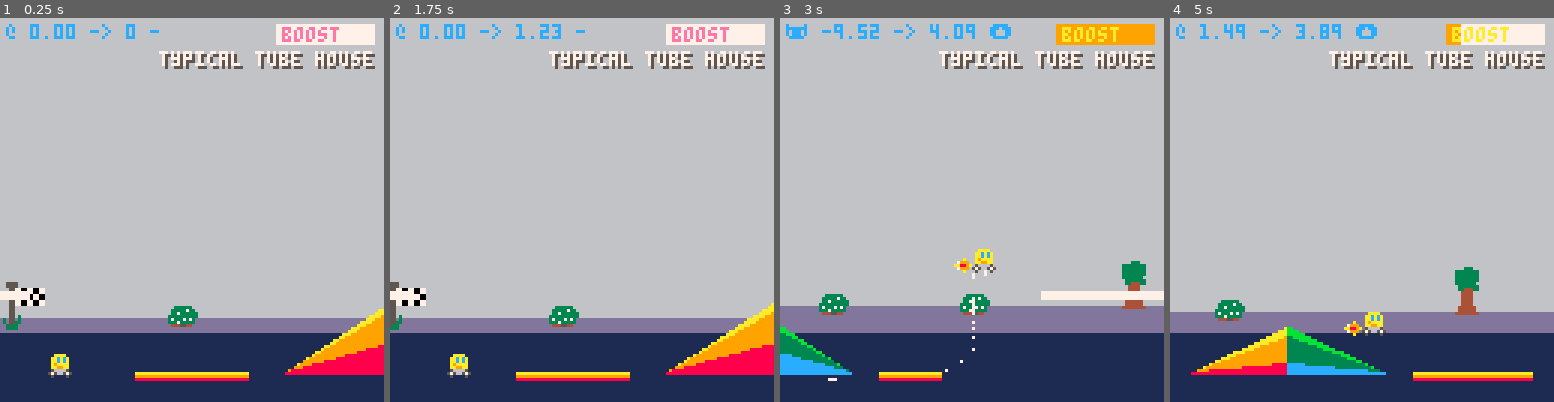
Above: before the commit, frames 1-4 (left to right).
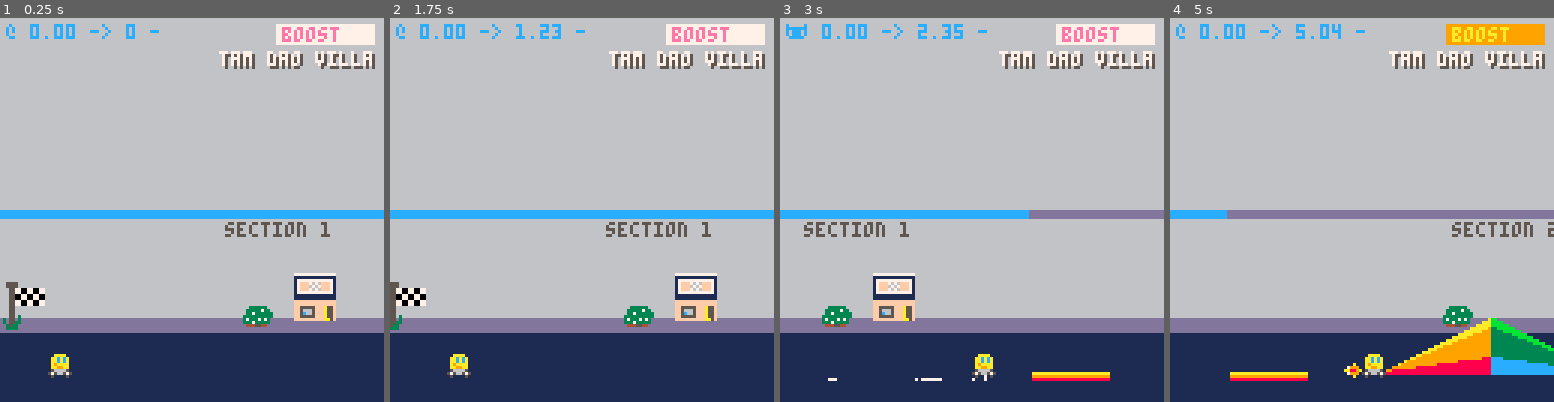
Above: after the commit, the same moments.

Repository: broquaint/pico8-carts
Game: PICO-8 cartridge racer.p8
The game is run twice, just before and just after one commit, with the same random seed, the same clock (stepped at 60 frames per second) and the same inputs.
Inputs:
- Up to frame 1 (0.25 s): no input
- Up to frame 2 (1.75 s): tap X (X key) at 0.33, 1.07 s; tap O (Z key) at 0.7, 1.7 s; hold Right from 1.6 s (still down)
- Up to frame 3 (3 s): tap X (X key) at 1.85, 2.97 s; release Right at 2.1 s; tap O (Z key) at 2.1, 2.5, 2.9 s; hold Up 2.15-2.42 s; hold Right from 2.47 s (still down)
- Up to frame 4 (5 s): release Right at 3.03 s; hold Left 3.08-3.58 s; tap O (Z key) every 0.4 s from 3.3 to 4.9 s; hold Down 3.63-3.97 s; hold Right 4.02-4.68 s; tap X (X key) at 4.08 s; hold Up from 4.73 s (still down)

The runs differ from the first frame. In frame 1, 9.3% of the frame differs, in the area x 0-100%, y 8-95%; in frame 2, 9.6%; in frame 3, 15%; in frame 4, 17%, in the area x 0-100%, y 1-95%.

Commit message:
Introduce concept of sections
Now the levels will be broken up into logical sections which will
is the basis for how the scenery + deliveries are laid out.

Diff:
--- a/racer.p8
+++ b/racer.p8
@@ -105,6 +105,8 @@
    boosters = {}
    platforms = {}
 
+   level.sections = make_sections()
+
    populate_scenery()
    populate_geometry()
 
@@ -131,69 +133,77 @@
 
 function make_booster(attr, at) return make_obj({ attr.x, g_racing_line }, attr) end
 
+function make_sections()
+   local sections = {}
+   local colours = {azure, violet, salmon, coral, orange, yellow, lime}
+
+   local sec_x = 0
+   local sec_size = level.length / 10
+   for sec = 1, flr(level.length / sec_size) do
+      local col = colours[sec == #colours and #colours or sec % #colours]
+      add(sections, make_obj({sec_x, 64}, {width=sec_size,colour=col,id=sec}))
+      sec_x += sec_size
+   end
+
+   return sections
+end
+
 function populate_scenery()
-   local x = 15
-   local last_point = level.length - screen_width
-
-   while x < last_point do
-      local new_x   = x + randx(50)
+   for s in all(level.sections) do
+      local new_x   = s.x + randx(90) + 30 -- Avoid bg sprites on the edges
       local new_obj = randx(2) == 1
          and make_bg_spr(spr_tree,  { new_x, 85 })
          or  make_bg_spr(spr_shrub, { new_x, 95 })
 
+      -- TODO Maybe have more than one bg sprite per section?
       add(scene, new_obj)
-
-      x += 60 -- Seems about right?
---      debug('added scenery ', scene[#scene])
    end
 end
 
 function populate_geometry()
-   local x = 30
-   local last_point = level.length - screen_width
-
-   while x < last_point do
-      local new_x = x + randx(30)
-
-      add(boosters, make_booster(
-             { x = new_x, boost = 1.1, width = randx(30) + 10 }
-      ))
-
-      local l = make_ramp(
-         { x = new_x + 50, angle = randx(25) + 10, hypot = randx(20) + 30 }
-      )
-      local r = make_ramp(
-         { x = l.x + l.width, angle = 180 - l.angle, hypot = l.hypot }
-      )
-
-      add(ramps, l)
-      add(ramps, r)
-
-      add(boosters, make_booster(
-             { x = r.x+r.width+10, boost = 1.1, width = randx(30) + 10 }
-      ))
-
-      add(platforms, make_obj({r.x + 100, g_racing_line - 25}, {width = 60}))
-
-      x += 300
-   end
-end
-
-
-function find_free_pos(known, pos_gen)
-   function is_pos_in_set(pos_set, pos)
-      for p in all(pos_set) do
-         if(pos == p.x) return true
-         end
+   for s in all(slice(level.sections, 1, #level.sections - 1)) do
+      -- Only create ramps every other section
+      if s.id % 2 == 0 then
+         local new_x = s.x + randx(30)
+
+         add(boosters, make_booster(
+                { x = new_x, boost = 1.1, width = randx(30) + 10 }
+         ))
+
+         local l = make_ramp(
+            { x = new_x + 50, angle = randx(25) + 10, hypot = randx(20) + 30 }
+         )
+         local r = make_ramp(
+            { x = l.x + l.width, angle = 180 - l.angle, hypot = l.hypot }
+         )
+
+         add(ramps, l)
+         add(ramps, r)
+
+         add(boosters, make_booster(
+                { x = r.x+r.width+10, boost = 1.1, width = randx(30) + 10 }
+         ))
+
+         add(platforms, make_obj({r.x + 100, g_racing_line - 25}, {width = 80}))
+      end
+   end
+end
+
+
+function find_free_pos(known, sec_gen)
+   function is_sec_in_set(sec_set, sec)
+      for s in all(sec_set) do
+         if(sec.id == s.section.id) return true
+      end
       return false
    end
 
-   local new_pos = pos_gen()
-   -- Enter loop if the new tile position is already present to generate a new position.
-   while(is_pos_in_set(known, new_pos)) do
-      new_pos = pos_gen()
-   end
-   return new_pos
+   local new_sec = sec_gen()
+   -- Enter loop if the new section is already present to generate a new section.
+   while(is_sec_in_set(known, new_sec)) do
+      new_sec = sec_gen()
+   end
+   return new_sec
 end
 
 delivery_id = 1
@@ -204,10 +214,12 @@
    -- TODO The number of deliveries needs to be more dynamic.
    for i = 1,flr(level.length/400) do
       local loc   = del(locs, locs[randx(#locs)])
-      local del_x = find_free_pos(
-         deliveries, function() return ramps[randx(#ramps)].x + 150 end
+      local sec = find_free_pos(
+         deliveries, function() return level.sections[randx(#level.sections)] end
       )
-      deliveries[delivery_id] = make_obj({del_x, loc.y_pos}, {location=loc, width=loc.spr[3], id=delivery_id})
+      -- TODO Same logic as bg sprites, maybe attempt to avoid overlap?
+      local del_x = sec.x + randx(90) + 30
+      deliveries[delivery_id] = make_obj({del_x, loc.y_pos}, {location=loc, width=loc.spr[3], id=delivery_id,section=sec})
       -- The IDs happen to align with where the index in , it could diverge.
       delivery_id += 1
    end
@@ -502,6 +514,7 @@
    foreach(boosters, update_pos)
    foreach(platforms, update_pos)
    foreach(level.deliveries, update_pos)
+   foreach(level.sections, update_pos)
 end
 
 function handle_deliveries()
@@ -647,13 +660,22 @@
       end
    end
 
-
    for p in all(platforms) do
       local px0 = wrapped_x(p)
       if should_draw(px0, p.width) then
          local px = p.x
          local py = p.y
          rectfill(px0, py, px0 + p.width, py - 2, white)
+      end
+   end
+
+   for s in all(level.sections) do
+      local sx0 = wrapped_x(s)
+      if should_draw(sx0, s.width) then
+         local sx = s.x
+         local sy = s.y
+         rectfill(sx0, sy, sx0 + s.width, sy + 2, s.colour)
+         print('section ' .. s.id, sx0 + 75, sy + 4, dim_grey)
       end
    end
 end
@@ -757,6 +779,7 @@
    return sub(res, 0, #res - 2) .. "}"
 end
 
+-- Create a deep copy of a given table.
 function copy_table(tbl)
    local ret = {}
    for i,v in pairs(tbl) do
@@ -769,7 +792,24 @@
    return ret
 end
 
-function merge(t1,t2)
+-- Like copy_table but for any value
+function clone(v)
+   return type(v) == 'table' and copy_table(v) or v
+end
+
+-- Take a slice of a table.
+function slice(tbl, from, to)
+   from = from or 1
+   to = to or #tbl
+   local res = {}
+   for idx = from,to do
+      res[idx] = clone(tbl[idx])
+   end
+   return res
+end
+
+-- Add one table to another in–place.
+function merge(t1, t2)
    for k,v in pairs(t2) do t1[k] = v end
    return t1
 end
